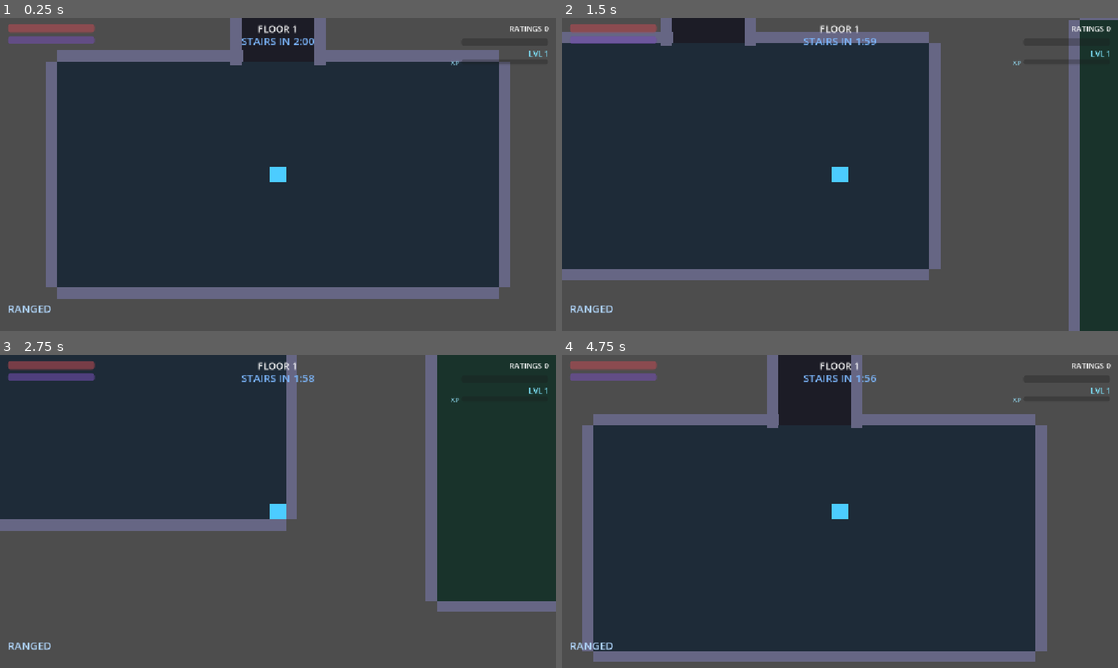
Above: before the commit, frames 1-4 (two rows, left to right).
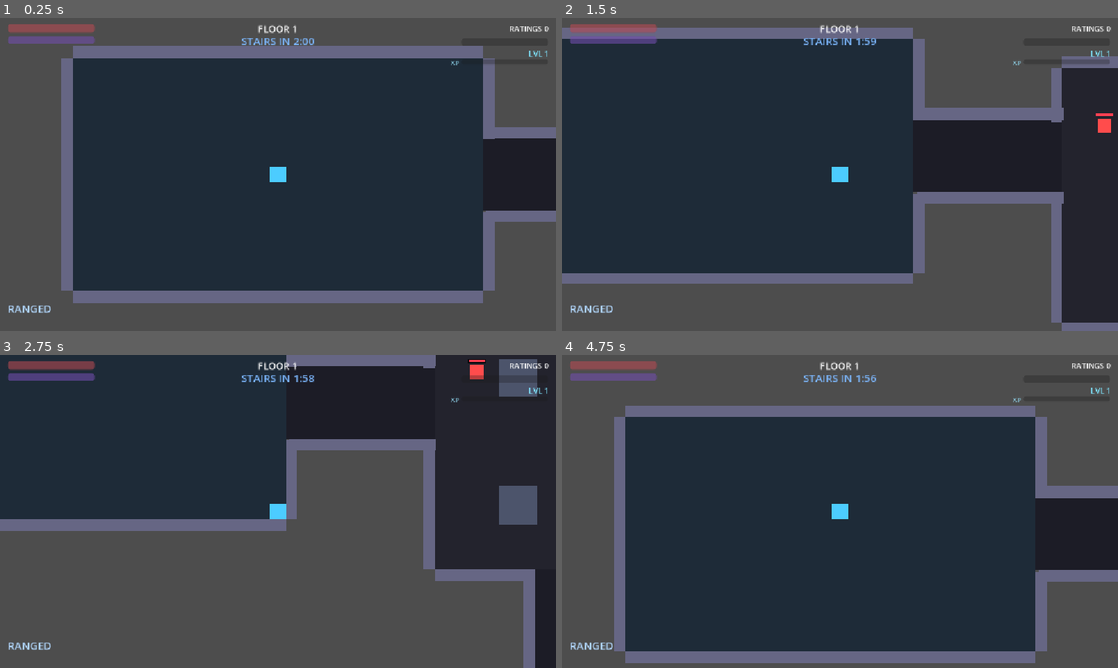
Above: after the commit, the same moments.

Repository: nderman/dungeon-grinder-cal
Game: Godot game, scene res://Floor.tscn
Two runs of this game, one before a commit and one after it. Both use one fixed random seed, a clock stepped at 60 frames per second and the inputs below.
Inputs (mouse positions are in pixels of both pictures, inside the frame that each line leads up to):
- Up to frame 1 (0.25 s): no input
- Up to frame 2 (1.5 s): tap Enter (ui_accept) at 0.5, 0.77, 0.8, 1.07, 1.35 s; move the mouse to (962, 158) at 0.52 s; hold D (move_right) 0.53-1.28 s; hold E (interact) 0.53-1.28 s; move the mouse to (728, 190) at 1.27 s; hold S (move_down) from 1.28 s (still down)
- Up to frame 3 (2.75 s): tap Enter (ui_accept) at 1.52, 1.82 s; tap E (interact) at 1.55 s; move the mouse to (333, 442) at 2.02 s; release S (move_down) at 2.03 s; hold D (move_right) from 2.03 s (still down); hold Enter (ui_accept) from 2.03 s (still down); tap Down (aim_down) at 2.1 s
- Up to frame 4 (4.75 s): move the mouse to (812, 574) at 2.77 s; release D (move_right) at 2.78 s; release Enter (ui_accept) at 2.78 s; hold W (move_up) 2.78-3.53 s; tap Left (aim_left) at 2.85 s; tap Enter (ui_accept) at 3.02, 3.32, 4.52 s; tap E (interact) at 3.05, 4.55 s; move the mouse to (1006, 558) at 3.52 s; hold Enter (ui_accept) 3.53-4.28 s; hold A (move_left) from 3.53 s (still down); tap Right (aim_right) at 3.6 s; move the mouse to (673, 464) at 4.27 s; tap Up (aim_up) at 4.35 s

The runs differ from the first frame. In frame 1, 14% of the frame differs, in the area x 8-100%, y 0-92%; in frame 2, 18%, in the area x 0-100%, y 0-100%; in frame 3, 14%; in frame 4, 17%.

Commit message:
Tougher bosses, bigger floors, reachable boss, arena adds fixed
Playtest tuning + fixes:
- Bosses are a real gate: Floor Boss damage 40→64 (≈ one-shots a base CON-12 player's
  48 HP, so you must grind CON to tank a hit or skip via the timer), HP 20→28;
  Neighborhood 20→34 / 8→11.
- Bigger floors: WORLD 3800x2800→5200x3800, +1 BSP depth, ROOM_MARGIN 80→120 →
  10-19 rooms (was 6-13), more enemies, more space between rooms; stairs (3) and
  phase-doors (2) still capped.
- Boss could be kited behind cover (couldn't path to the player's spot): boss now
  BEELINES when the navmesh can't reach the target (is_target_reachable), and the boss
  nav clearance dropped 56→40 so fewer spots are unreachable.
- Boss-room adds were dormant but not invulnerable (took damage without reacting) and
  the invuln never cleared (invincible mob): adds now spawn dormant + invulnerable, and
  the arena lock wakes AND un-invulnerables the boss + every add together.

Co-Authored-By: Claude Opus 4.7 (1M context) <noreply@anthropic.com>

Diff:
--- a/game-client/components/AIComponent.gd
+++ b/game-client/components/AIComponent.gd
@@ -136,12 +136,13 @@
 		_change_state(State.TELEGRAPH)
 		return
 	if move_comp:
-		# Path toward the player through doorways rather than beelining into walls.
+		# Path toward the player through doorways. If the navmesh can't reach the player's spot
+		# (too tight for this agent's clearance) or returns no step, BEELINE so a kiting player
+		# behind cover can't sit safely out of reach.
 		_agent.target_position = target.global_position
-		var step := _agent.get_next_path_position()
-		var dir := step - global_position
-		if dir.length() <= 1.0:
-			dir = target.global_position - global_position   # nav gave no path → beeline as a fallback
+		var dir := _agent.get_next_path_position() - global_position
+		if dir.length() <= 1.0 or not _agent.is_target_reachable():
+			dir = target.global_position - global_position
 		if dir.length() > 1.0:
 			move_comp.handle_movement(delta, dir.normalized(), move_speed)
 
--- a/game-client/levels/LevelGenerator.gd
+++ b/game-client/levels/LevelGenerator.gd
@@ -16,11 +16,13 @@
 @export var boss_scene: PackedScene
 @export var neighborhood_bosses: int = 2         # DCC: a floor has several bosses, not one
 
-# World + BSP tuning.
-const WORLD := Vector2(3800, 2800)
-const MAX_DEPTH := 4
-const MIN_CHILD := 620.0      # don't split if a child would be smaller than this on the split axis
-const ROOM_MARGIN := 80.0     # inset from the leaf → the gap that corridors cross
+# World + BSP tuning. Bigger world + one more split depth = larger floors with more rooms
+# (→ more enemies); bigger ROOM_MARGIN = more space / longer corridors between rooms. Stairs (3)
+# and phase-doors (2) stay capped in _designate/_place_stairs regardless of size.
+const WORLD := Vector2(5200, 3800)
+const MAX_DEPTH := 5
+const MIN_CHILD := 640.0      # don't split if a child would be smaller than this on the split axis
+const ROOM_MARGIN := 120.0    # inset from the leaf → the gap that corridors cross
 const ROOM_MIN := Vector2(380, 360)
 const DOOR := 150.0           # corridor / doorway width
 const WALL := Room.WALL
@@ -31,8 +33,10 @@
 # Boss tiers. Scale + tint read the tier at a glance (Floor Boss = giant deep-red brute).
 # "hearts" = the boss's own HP (enemy pool, unscaled); "damage" = damage to the player in HP
 # (×20 of the old per-heart value, matching the player's HP pool).
-const FLOOR_BOSS := {"hearts": 20.0, "damage": 40.0, "scale": 1.45, "tint": Color(1, 0.85, 0.85), "telegraph": 0.55, "speed": 340.0, "xp": 300}
-const NEIGHBORHOOD_BOSS := {"hearts": 8.0, "damage": 20.0, "scale": 0.95, "tint": Color(1.0, 0.65, 0.3), "telegraph": 0.7, "speed": 290.0, "xp": 120}
+# damage is HP to the player: 64 ≈ one-shots a base CON-12 player (48 HP) — you must grind CON
+# to survive a hit, or skip the boss via the timer. Bosses are a real gate, not a speed-bump.
+const FLOOR_BOSS := {"hearts": 28.0, "damage": 64.0, "scale": 1.45, "tint": Color(1, 0.85, 0.85), "telegraph": 0.55, "speed": 340.0, "xp": 300}
+const NEIGHBORHOOD_BOSS := {"hearts": 11.0, "damage": 34.0, "scale": 0.95, "tint": Color(1.0, 0.65, 0.3), "telegraph": 0.7, "speed": 290.0, "xp": 120}
 
 var rooms: Array = []            # [{rect:Rect2, type:String, node:Room}]
 var corridors: Array = []        # [{rect:Rect2, a:int, b:int}] — a,b = the room indices it links
@@ -382,12 +386,13 @@
 			src.add_obstruction_outline(_rect_outline(cr))   # holes in the mesh where cover is
 	# Mob mesh on the default map.
 	_make_nav_region(src, 22.0, get_world_2d().navigation_map)
-	# Boss mesh on its own map (bigger clearance) — the boss agent uses this. Radius kept moderate
-	# (48) so it doesn't over-carve small cover-filled rooms into an empty mesh.
+	# Boss mesh on its own map — 40px clearance: enough to keep the big boss off walls/cover
+	# without making so many spots unreachable that a kiting player can hide. Beeline fallback
+	# (AIComponent) covers anywhere the mesh still can't reach.
 	boss_nav_map = NavigationServer2D.map_create()
 	NavigationServer2D.map_set_active(boss_nav_map, true)
 	NavigationServer2D.map_set_cell_size(boss_nav_map, NavigationServer2D.map_get_cell_size(get_world_2d().navigation_map))
-	_make_nav_region(src, 48.0, boss_nav_map)
+	_make_nav_region(src, 40.0, boss_nav_map)
 
 # Free the boss nav map when this floor is torn down (descent/death) so the RID doesn't leak.
 func _exit_tree() -> void:
@@ -443,7 +448,9 @@
 	if ai:
 		ai.damage_hearts *= m
 		if dormant:
-			ai.start_active = false   # boss-room adds stay put until the arena locks
+			ai.start_active = false       # boss-room adds stay put until the arena locks…
+			if hc:
+				hc.set_invulnerable(true)   # …and can't be sniped down before you commit
 	room.enemies_root.add_child(e)
 	e.global_position = room.interior_point()
 
@@ -507,17 +514,16 @@
 			if bar:
 				barriers.append(bar)
 	r["barriers"] = barriers
-	# Wake the boss AND its dormant adds together, now that the player's sealed in.
+	# The fight's on — wake AND make vulnerable the boss + every dormant add in the arena.
 	for e in r["node"].enemies_root.get_children():
 		var eai: Node = e.get_node_or_null("AIComponent")
 		if eai and eai.has_method("activate"):
 			eai.activate()
-	var ai := boss.get_node_or_null("AIComponent")
-	if ai and ai.has_method("activate"):
-		ai.activate()
+		var ehc: Node = e.get_node_or_null("HealthComponent")
+		if ehc and ehc.has_method("set_invulnerable"):
+			ehc.set_invulnerable(false)
 	var hc := boss.get_node_or_null("HealthComponent")
 	if hc:
-		hc.set_invulnerable(false)   # the fight's on — boss can now be hurt
 		hc.health_depleted.connect(_unlock_boss.bind(r))
 	boss.tree_exited.connect(_unlock_boss.bind(r))
 
Not shown, changed: docs/TODO.md
